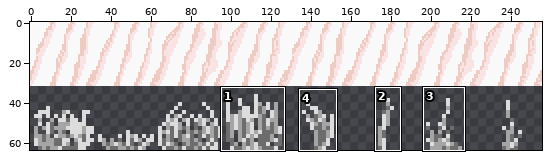
One commit to this sprite sheet: IdleCollector/Content/Textures/atlas.png. The first picture is a wide view before the edit; the outline marks the close-up.
Close-up. First the earlier version:
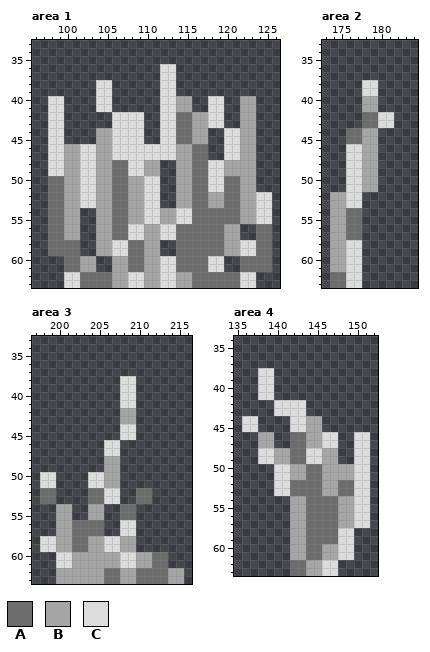
The file is 256x64 pixels. Shown: area 1: x 96..126, y 33..63; area 2: x 173..184, y 33..63; area 3: x 197..216, y 33..63; area 4: x 135..152, y 34..63. The commit also changed other parts of the picture, which this record leaves out.
Palette (. is transparent): A #6d6d6d  B #a5a5a5  C #dcdcdc
Pixels before, area 1, first column x 98:
36 ..............CC............
37 ..............CC............
38 ......CC......CC............
39 ......CC......CC............
40 CC....CC......CCBB..CC..BB..
41 CC....CC......CCBB..CC..BB..
42 CC......CCCC..CCAABBCC..BB..
43 CC......CCCC..CCAABBCC..BB..
44 CC....BBCCCC..CCAABB..CCBB..
45 CC....BBCCCC..CCAABB..CCBB..
46 CCBBCCBBCCCCCCCCBBAA..CCBB..
47 CCBBCCBBCCCCCCCCBBAA..CCBB..
48 CCBBCCBBAACCBB..BBAACCBBBB..
49 CCBBCCBBAACCBB..BBAACCBBBB..
50 AABBCCBBAABBCC..BBAACCAABB..
51 AABBCCBBAABBCC..BBAACCAABB..
52 AABBCCBBAABBCC..BBAABBAABBCC
53 AABBCCBBAABBCC..BBAABBAABBCC
54 AABB..BBAABBCCBBCCAAAAAABBCC
55 AABB..BBAABBCCBBCCAAAAAABBCC
56 AABB..BBAACCBBCCAAAAAABB..AA
57 AABB..BBAACCBBCCAAAAAABB..AA
58 AAAA..BBCCAABB..AAAAAABBCCAA
59 AAAA..BBCCAABB..AAAAAABBCCAA
60 ..AABB..BBAABBCCAAAACC..AAAA
61 ..AABB..BBAABBCCAAAACC..AAAA
62 ..CCAAAABBCCBBCCBBAAAAAACC..
63 ..CCAAAABBCCBBCCBBAAAAAACC..
Pixels before, area 2, first column x 174:
38 ....CC..
39 ....CC..
40 ....BB..
41 ....BB..
42 ....AACC
43 ....AACC
44 ..AABB..
45 ..AABB..
46 ..CCBB..
47 ..CCBB..
48 ..CCBB..
49 ..CCBB..
50 ..CCBB..
51 ..CCBB..
52 BBCC....
53 BBCC....
54 BBAA....
55 BBAA....
56 BBAA....
57 BBAA....
58 BBCC....
59 BBCC....
60 BBCC....
61 BBCC....
62 AACC....
63 AACC....
Pixels before, area 3, first column x 198:
38 ..........CC......
39 ..........CC......
40 ..........CC......
41 ..........CC......
42 ..........BB......
43 ..........BB......
44 ..........CC......
45 ..........CC......
46 ........CC........
47 ........CC........
48 ........BB........
49 ........BB........
50 CC....CCBB........
51 CC....CCBB........
52 AA....AACC..AA....
53 AA....AACC..AA....
54 ..BB..BB..AA......
55 ..BB..BB..AA......
56 ..BBAAAA..CC......
57 ..BBAAAA..CC......
58 CCBBAABBCCBB......
59 CCBBAABBCCBB......
60 ..CCBBBBBBCCBBAA..
61 ..CCBBBBBBCCBBAA..
62 ..BBBBBBAABBAAAABB
63 ..BBBBBBAABBAAAABB
Pixels before, area 4, first column x 136:
38 ..CC............
39 ..CC............
40 ..CC............
41 ..CC............
42 ....CCCC........
43 ....CCCC........
44 CC....CCBB......
45 CC....CCBB......
46 ..BB..AABBCC..CC
47 ..BB..AABBCC..CC
48 ..CCBBAACCBB..CC
49 ..CCBBAACCBB..CC
50 ....CCBBAABBBBCC
51 ....CCBBAABBBBCC
52 ....CCAAAABBAACC
53 ....CCAAAABBAACC
54 ......BBAAAABBCC
55 ......BBAAAABBCC
56 ......BBAAAABBCC
57 ......BBAAAABBCC
58 ......BBAAAACC..
59 ......BBAAAACC..
60 ......BBAABBCC..
61 ......BBAABBCC..
62 ......AABBCC....
63 ......AABBCC....
Now the later version:
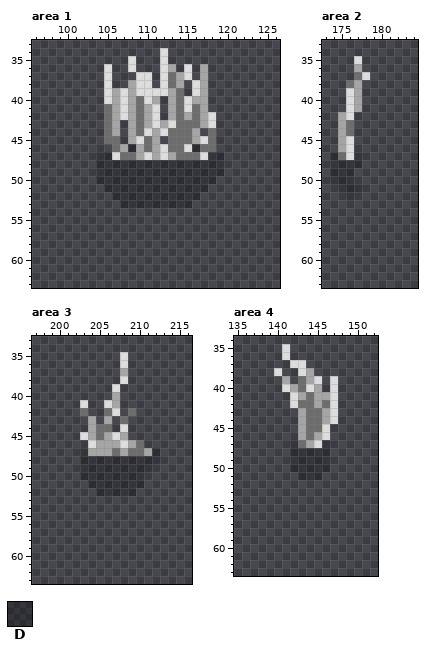
Colours new in this view: D #0000003e
Change:
Area 1:
y 34: x 112 . -> C
y 35: x 108 . -> C; x 112 . -> C
y 36: x 105 . -> C; x 108 . -> C; x 113 C -> B; x 115 . -> C; x 117 . -> B
y 37: x 105 . -> C; x 109..110 .. -> CC; x 113..115 C.. -> ABC; x 117 . -> B
y 38: x 104 C -> .; x 108..110 ... -> BCC; x 113..114 C. -> AB; x 116..117 .. -> CB
y 39: x 104 C -> .; x 106..111 ...... -> BCBCCC; x 113..114 C. -> BA; x 116..117 .. -> CB
y 40: x 98..99 CC -> ..; x 104 C -> .; x 106..119 ......CCBB..CC -> BCBACB.BACBB..; x 122..123 BB -> ..
y 41: x 98..99 CC -> ..; x 104..119 CC......CCBB..CC -> .ABCBABC.BACAB..; x 122..123 BB -> ..
y 42: x 98..99 CC -> ..; x 105..106 .C -> AB; x 108..113 CC..CC -> BABC.B; x 115..116 AB -> BA; x 119 C -> .; x 122..123 BB -> ..
y 43: x 98..99 CC -> ..; x 105..112 .CCCC..C -> AB.BABCB; x 116 B -> A; x 119 C -> .; x 122..123 BB -> ..
y 44: x 98..99 CC -> ..; x 104..111 BBCCCC.. -> .AB.BACB; x 113 C -> A; x 117..118 B. -> .A; x 120..123 CCBB -> ....
y 45: x 98..99 CC -> ..; x 104..108 BBCCC -> .AA.B; x 110..113 ..CC -> AB.A; x 117..118 B. -> CA; x 120..123 CCBB -> ....
y 46: x 98..111 CCBBCCBBCCCCCC -> ........ABDBAB; x 113..116 CBBA -> AACD; x 118 . -> A; x 120..123 CCBB -> ....
y 47: x 98..105 CCBBCCBB -> ......DD; x 107..109 CCC -> AAB; x 111 C -> B; x 113..115 CBB -> BAA; x 117..123 A..CCBB -> CDD....
y 48..49: x 98..123 CCBBCCBBAACCBB..BBAACCBBBB -> ......DDDDDDDDDDDDDDDD....
y 50: x 98..123 AABBCCBBAABBCC..BBAACCAABB -> ......DDDDDDDDDDDDDDD.....
y 51: x 98..123 AABBCCBBAABBCC..BBAACCAABB -> .......DDDDDDDDDDDDD......
y 52: x 98..125 AABBCCBBAABBCC..BBAABBAABBCC -> ........DDDDDDDDDDD.........
y 53: x 98..125 AABBCCBBAABBCC..BBAABBAABBCC -> .........DDDDDDDDD..........
y 54..55: x 98..101 AABB -> ....; x 104..125 BBAABBCCBBCCAAAAAABBCC -> ......................
y 56..57: x 98..101 AABB -> ....; x 104..121 BBAACCBBCCAAAAAABB -> ..................; x 124..125 AA -> ..
y 58..59: x 98..101 AAAA -> ....; x 104..111 BBCCAABB -> ........; x 114..125 AAAAAABBCCAA -> ............
y 60..61: x 100..103 AABB -> ....; x 106..119 BBAABBCCAAAACC -> ..............; x 122..125 AAAA -> ....
y 62..63: x 100..123 CCAAAABBCCBBCCBBAAAAAACC -> ........................
Area 2:
y 35: x 177 . -> C
y 36: x 177 . -> B
y 37: x 177..178 .. -> AC
y 38: x 176..179 ..CC -> AB..
y 39: x 176..179 ..CC -> CB..
y 40..41: x 176..179 ..BB -> CB..
y 42: x 175..176 .. -> BC; x 178..181 AACC -> ....
y 43: x 175..176 .. -> BA; x 178..181 AACC -> ....
y 44: x 175 . -> B; x 177..179 ABB -> ...
y 45: x 175..179 .AABB -> BC...
y 46: x 175 . -> B; x 177..179 CBB -> ...
y 47: x 174..175 .. -> DA; x 177..179 CBB -> D..
y 48: x 174..179 ..CCBB -> DDDD..
y 49..50: x 174..179 ..CCBB -> DDD...
y 51: x 175..179 .CCBB -> DDD..
y 52: x 174..177 BBCC -> ..D.
y 53: x 174..177 BBCC -> ....
y 54..57: x 174..177 BBAA -> ....
y 58..61: x 174..177 BBCC -> ....
y 62..63: x 174..177 AACC -> ....
Area 3:
y 35..36: x 208 . -> C
y 37: x 208 . -> B
y 38: x 209 C -> .
y 39: x 207..209 .CC -> C..
y 40: x 207..209 .CC -> B..
y 41: x 203 . -> C; x 206..209 ..CC -> CB..
y 42: x 203 . -> A; x 206..209 ..BB -> AC.A
y 43: x 204 . -> B; x 206 . -> B; x 208..209 BB -> A.
y 44: x 204..206 ... -> BAA; x 209 C -> .
y 45: x 203..209 .....CC -> CBABCB.
y 46: x 204..210 ..CC... -> CBBBCBA
y 47: x 203..212 ...CC..... -> DBBBABAABD
y 48: x 203..212 ...BB..... -> DDDDDDDDDD
y 49: x 203..211 ...BB.... -> DDDDDDDDD
y 50: x 198..199 CC -> ..; x 203..210 .CCBB... -> DDDDDDDD
y 51: x 198..199 CC -> ..; x 204..210 CCBB... -> DDDDDDD
y 52: x 198..199 AA -> ..; x 204..211 AACC..AA -> .DDDDD..
y 53: x 198..199 AA -> ..; x 204..207 AACC -> ....; x 210..211 AA -> ..
y 54..55: x 200..201 BB -> ..; x 204..205 BB -> ..; x 208..209 AA -> ..
y 56..57: x 200..205 BBAAAA -> ......; x 208..209 CC -> ..
y 58..59: x 198..209 CCBBAABBCCBB -> ............
y 60..61: x 200..213 CCBBBBBBCCBBAA -> ..............
y 62..63: x 200..215 BBBBBBAABBAAAABB -> ................
Area 4:
y 35..36: x 141 . -> C
y 37: x 142..143 .. -> CC
y 38: x 138..140 CC. -> ..C; x 143..144 .. -> CB
y 39: x 138..139 CC -> ..; x 141 . -> B; x 143..145 ... -> ABC; x 147 . -> C
y 40: x 138..139 CC -> ..; x 141..145 ..... -> CBACB; x 147 . -> C
y 41: x 138..139 CC -> ..; x 142..147 ...... -> CBABBC
y 42: x 140..141 CC -> ..; x 143..147 C.... -> AABAC
y 43: x 140..147 CCCC.... -> ...BAABC
y 44: x 136..137 CC -> ..; x 142..147 CCBB.. -> .BAABC
y 45: x 136..137 CC -> ..; x 142..146 CCBB. -> .BAAC
y 46: x 138..139 BB -> ..; x 142..144 AAB -> .BA; x 147 C -> .; x 150..151 CC -> ..
y 47: x 138..139 BB -> ..; x 142 A -> D; x 145..147 BCC -> CD.; x 150..151 CC -> ..
y 48..49: x 138..147 CCBBAACCBB -> ....DDDDD.; x 150..151 CC -> ..
y 50: x 140..151 CCBBAABBBBCC -> ..DDDDD.....
y 51: x 140..151 CCBBAABBBBCC -> ...DDD......
y 52..53: x 140..151 CCAAAABBAACC -> ............
y 54..57: x 142..151 BBAAAABBCC -> ..........
y 58..59: x 142..149 BBAAAACC -> ........
y 60..61: x 142..149 BBAABBCC -> ........
y 62..63: x 142..147 AABBCC -> ......
Boxes around the changes in both close-ups, in picture pixels (x1, y1, x2, y2):
changed: (48, 48, 272, 288)
changed: (330, 56, 394, 288)
changed: (40, 352, 184, 584)
changed: (242, 344, 370, 576)
